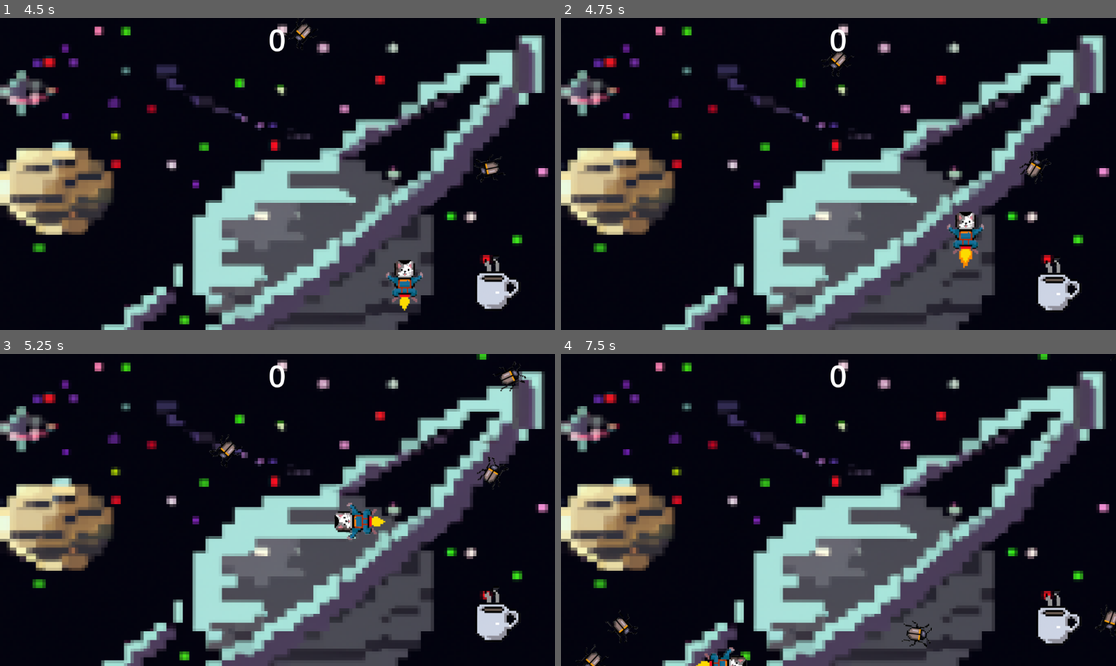
Above: before the commit, frames 1-4 (two rows, left to right).
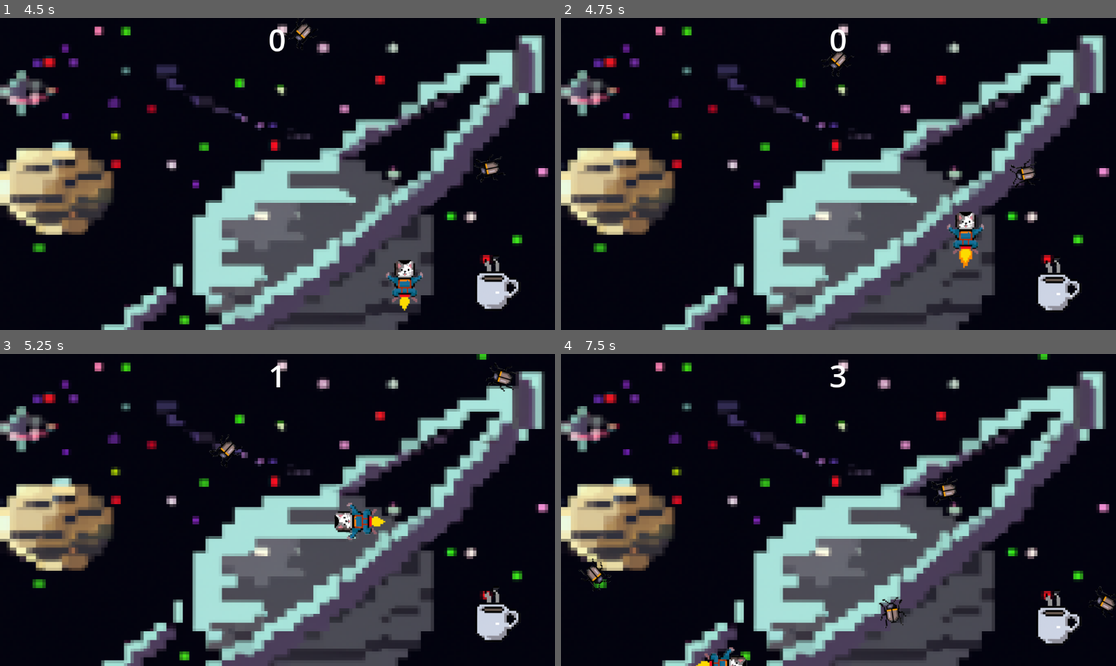
Above: after the commit, the same moments.

Repository: Josh40AU/SpaceCatParty
Game: Godot game, scene res://game_selection.tscn
Two runs of this game, one before a commit and one after it. Both use one fixed random seed, a clock stepped at 60 frames per second and the inputs below. Sound files missing from this copy of the repository are replaced by a short silence.
Inputs:
- Up to frame 1 (4.5 s): click "Bug Squasher" at 0.5 s; click "Start" at 1.25 s; tap Enter at 2 s; hold D (move_right) 2.03-2.78 s; tap Space (player_action) every 0.75 s from 2.1 to 4.35 s; hold S (move_down) 2.78-3.53 s; hold D (move_right) 3.53-4.28 s; hold W (move_up) from 4.28 s (still down)
- Up to frame 2 (4.75 s): keep holding W (move_up)
- Up to frame 3 (5.25 s): release W (move_up) at 5.03 s; hold A (move_left) from 5.03 s (still down); tap Space (player_action) at 5.1 s
- Up to frame 4 (7.5 s): tap Space (player_action) at 5.85, 6.6, 7.35 s; release A (move_left) at 6.53 s; hold S (move_down) 6.53-7.28 s; hold D (move_right) from 7.28 s (still down)

Frame 1 is identical in both runs. In frame 2, 0.2% of the frame differs, in the area x 80-89%, y 42-55%; in frame 3, 0.5%; in frame 4, 1.1%, in the area x 2-100%, y 1-100%.

Commit message:
clean up some comments and use timers

Diff:
--- a/bug/bug.gd
+++ b/bug/bug.gd
@@ -4,6 +4,7 @@
 # Called when the node enters the scene tree for the first time.
 func _ready():
 	$AnimatedSprite2D.play('walk')
+	$DirectionTimer.start()
 
 func _on_visible_on_screen_notifier_2d_screen_exited():
 	queue_free()
@@ -23,11 +24,15 @@
 
 # Called every frame. 'delta' is the elapsed time since the previous frame.
 func _process(delta):
-	var random = randf_range(0, 180)
-	if random > 175 && !changed:
-		_change_direction()
-		changed = true
 	pass
 
 func get_mob_type():
 	return "Bug"
+
+
+func _on_direction_timer_timeout():
+	var random = randi_range(1, 3)
+	if random > 1 && !changed:
+		_change_direction()
+		changed = true
+	pass
--- a/bug/bug.tscn
+++ b/bug/bug.tscn
@@ -35,3 +35,7 @@
 animation = &"walk"
 
 [node name="VisibleOnScreenNotifier2D" type="VisibleOnScreenNotifier2D" parent="."]
+
+[node name="DirectionTimer" type="Timer" parent="."]
+
+[connection signal="timeout" from="DirectionTimer" to="." method="_on_direction_timer_timeout"]
--- a/game_selection.gd
+++ b/game_selection.gd
@@ -13,19 +13,14 @@
 	bg_music.volume_db = -10.0
 	bg_music.finished.connect(_loadMusic)
 	add_child(bg_music)
-	pass # Replace with function body.
+	pass
 
 func _loadMusic():
 	# continual music play
-	#remove_child(bg_music)
 	bg_music.stream = load("res://assets/audio/musicTheme-short.wav")
 	bg_music.play()
 	bg_music.finished.disconnect(_loadMusic)
 	bg_music.finished.connect(_replayMusic)
-	#print('replay!')
-	#bg_music.volume_db = -10.0
-	#bg_music.autoplay = true
-	#add_child(bg_music)
 
 func _replayMusic():
 	bg_music.play()
--- a/levels/bug_squasher/bug_squasher.gd
+++ b/levels/bug_squasher/bug_squasher.gd
@@ -72,10 +72,8 @@
 	$shock.play()
 	for body in bodies:
 		var mob_type = body.get_mob_type()
-		print(mob_type)
 		match mob_type:
 			"Coffee":
-				print('coffee')
 				$Player.power_up("speed")
 			"Bug":
 				score += 1
--- a/player/player.gd
+++ b/player/player.gd
@@ -26,7 +26,6 @@
 	overlapping_objects.erase(body)
 
 func power_up(type: String):
-	print("powerChange " + type)
 	match type:
 		"speed":
 			increase_speed()
